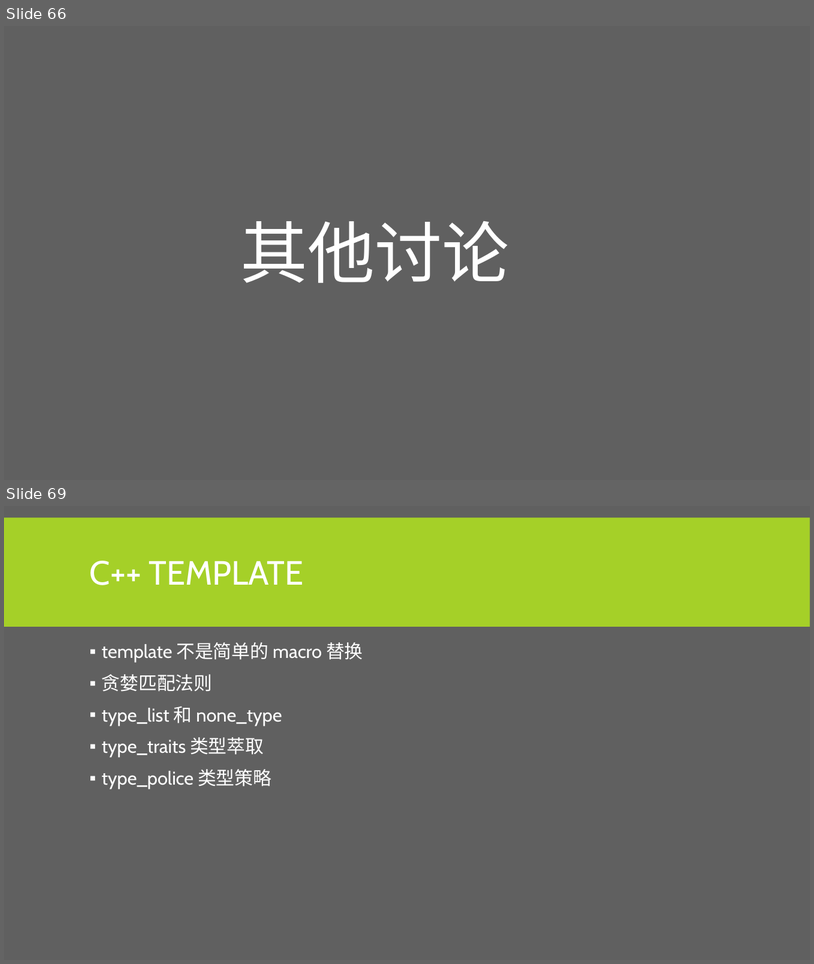
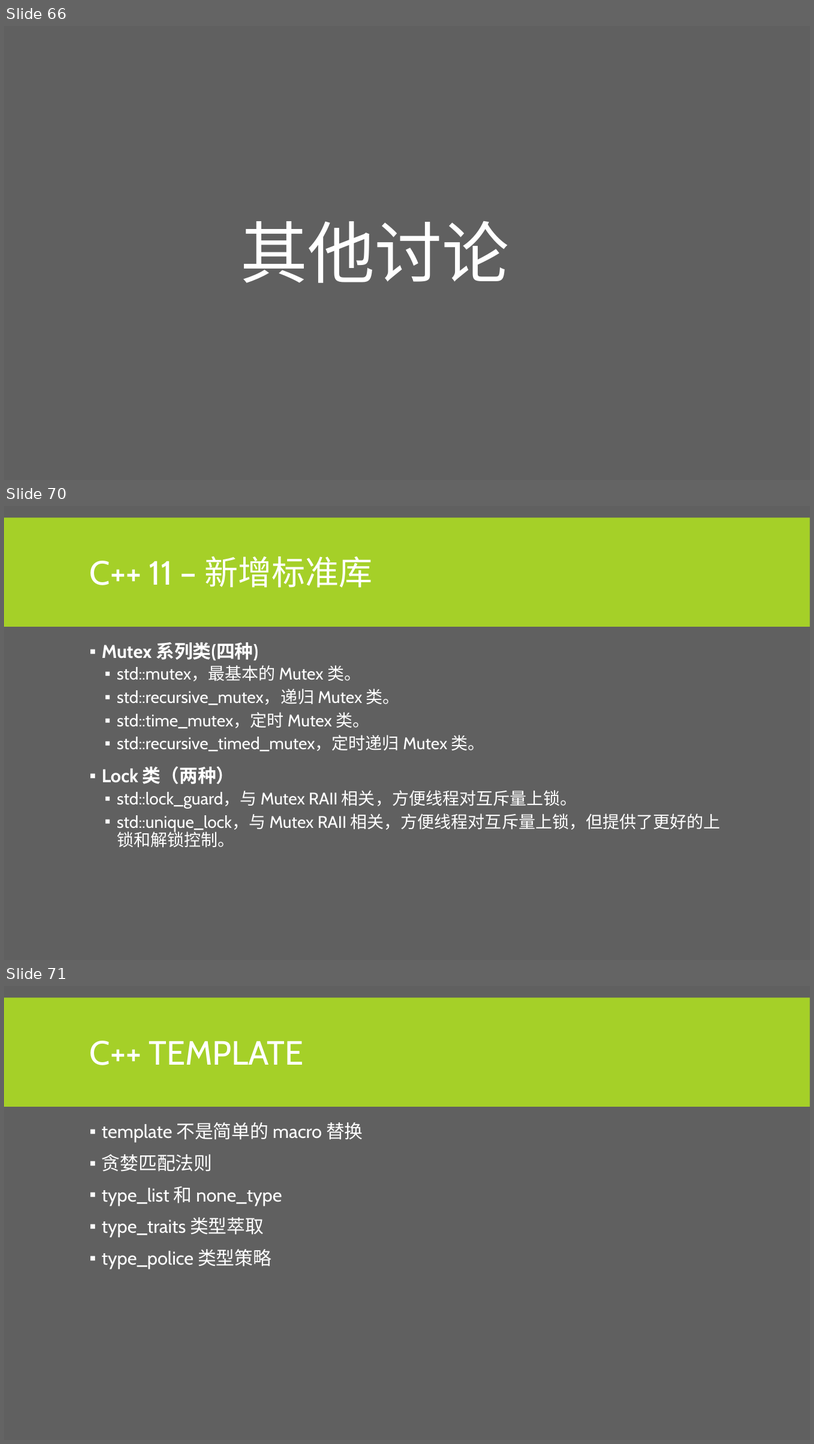
Before and after one commit to albertclass/Lessons, a slide deck: advance c++/courseware.pptx. Shown one above the other, each under a label of ours: slides 66 and 69 before the commit, slides 66, 70 and 71 after it; the slides between them are not shown. The pictures are 814x964 and 814x1444 pixels, drawn with LibreOffice and Linux fonts; fonts in the diff are those of the drawing. Boxes give left, top, right and bottom in pixels: in the first picture for what was removed or moved away, otherwise in the second. Text is boxed around its words. In the diff, an @@ line names an element or a change of style, - is before the commit and + after.

```diff
--- a/advance c++/courseware.pptx
+++ b/advance c++/courseware.pptx
@@ slide 70 added at box(4, 506, 810, 960), background #606060; not listed: 1 template element that a slide beside it also shows @@
@@ title added at box(90, 556, 373, 588), 40 pt, text #FFFFFF @@
+C++ 11 – 新增标准库
@@ text added at box(102, 642, 721, 847), 20 pt, text #FFFFFF @@
+▪ Mutex 系列类(四种)
+  ▪ std::mutex，最基本的 Mutex 类。
+  ▪ std::recursive_mutex，递归 Mutex 类。
+  ▪ std::time_mutex，定时 Mutex 类。
+  ▪ std::recursive_timed_mutex，定时递归 Mutex 类。
+▪ Lock 类（两种）
+  ▪ std::lock_guard，与 Mutex RAII 相关，方便线程对互斥量上锁。
+  ▪ std::unique_lock，与 Mutex RAII 相关，方便线程对互斥量上锁，但提供了更好的上锁和解锁控制。
@@ what was slide 69 is now slide 71 @@
```
Also in this commit, not shown: 3 slides changed, 1 other slide added, 1 other file.
